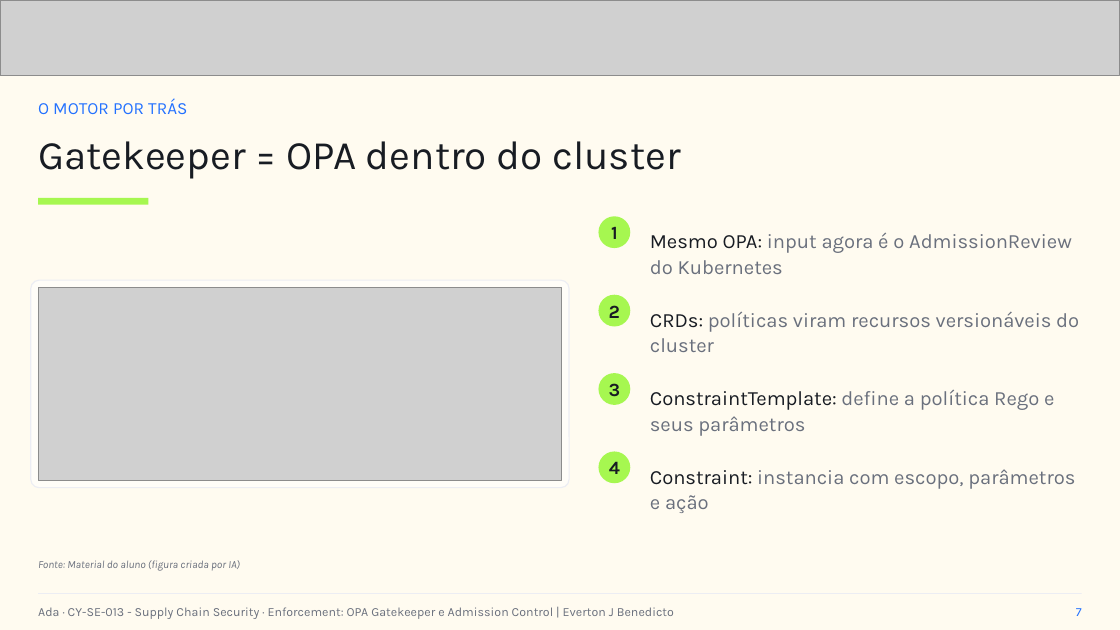
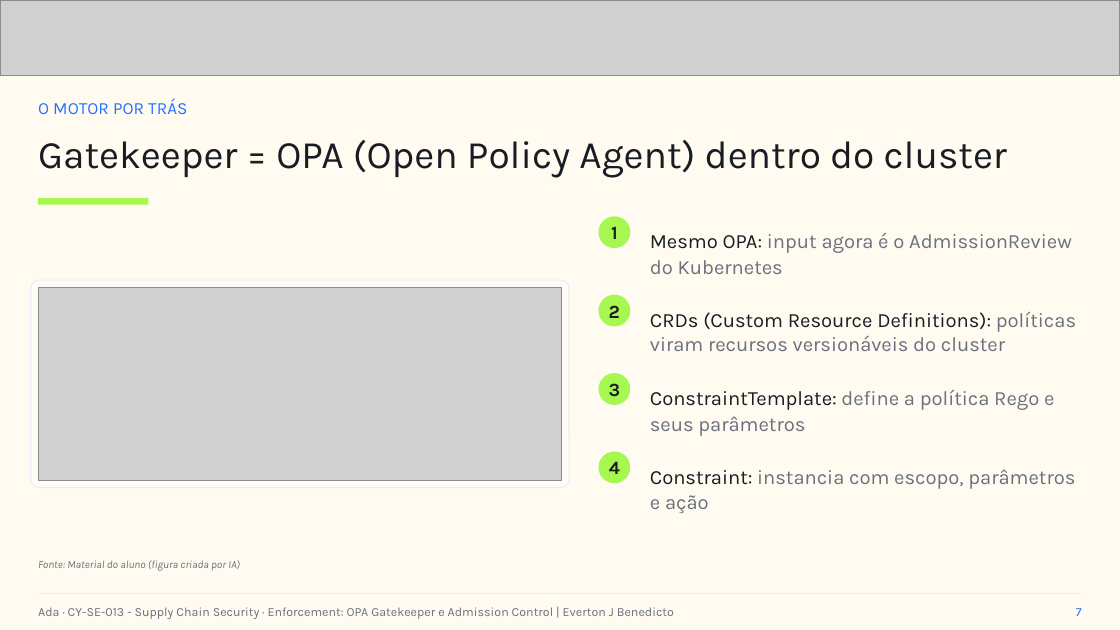
Before and after one commit to everton-dev/AdaTech.Aulas, a slide deck: slide 7 of CY-SE-013 - Supply Chain Security/slides/Aula_03_Enforcement_OPA_Gatekeeper_e_Admission_Control.pptx. Drawn at 1120x630 pixels with LibreOffice and Linux fonts; fonts in the diff are those of the drawing; grey boxes stand for pictures. Boxes give left, top, right and bottom in pixels: in the first picture for what was removed or moved away, otherwise in the second. Text is boxed around its words. In the diff, an @@ line names an element or a change of style, - is before the commit and + after.

```diff
--- a/CY-SE-013 - Supply Chain Security/slides/Aula_03_Enforcement_OPA_Gatekeeper_e_Admission_Control.pptx
+++ b/CY-SE-013 - Supply Chain Security/slides/Aula_03_Enforcement_OPA_Gatekeeper_e_Admission_Control.pptx
@@ text at (38, 140, 1007, 178): text changed; size 26 to 25 pt @@
-Gatekeeper = OPA dentro do cluster
+Gatekeeper = OPA (Open Policy Agent) dentro do cluster
@@ text at (650, 312, 1076, 351): text changed @@
-CRDs: políticas viram recursos versionáveis do cluster
+CRDs (Custom Resource Definitions): políticas viram recursos versionáveis do cluster
```
Also in this commit, not shown: 6 other slides changed, 10 other files.
